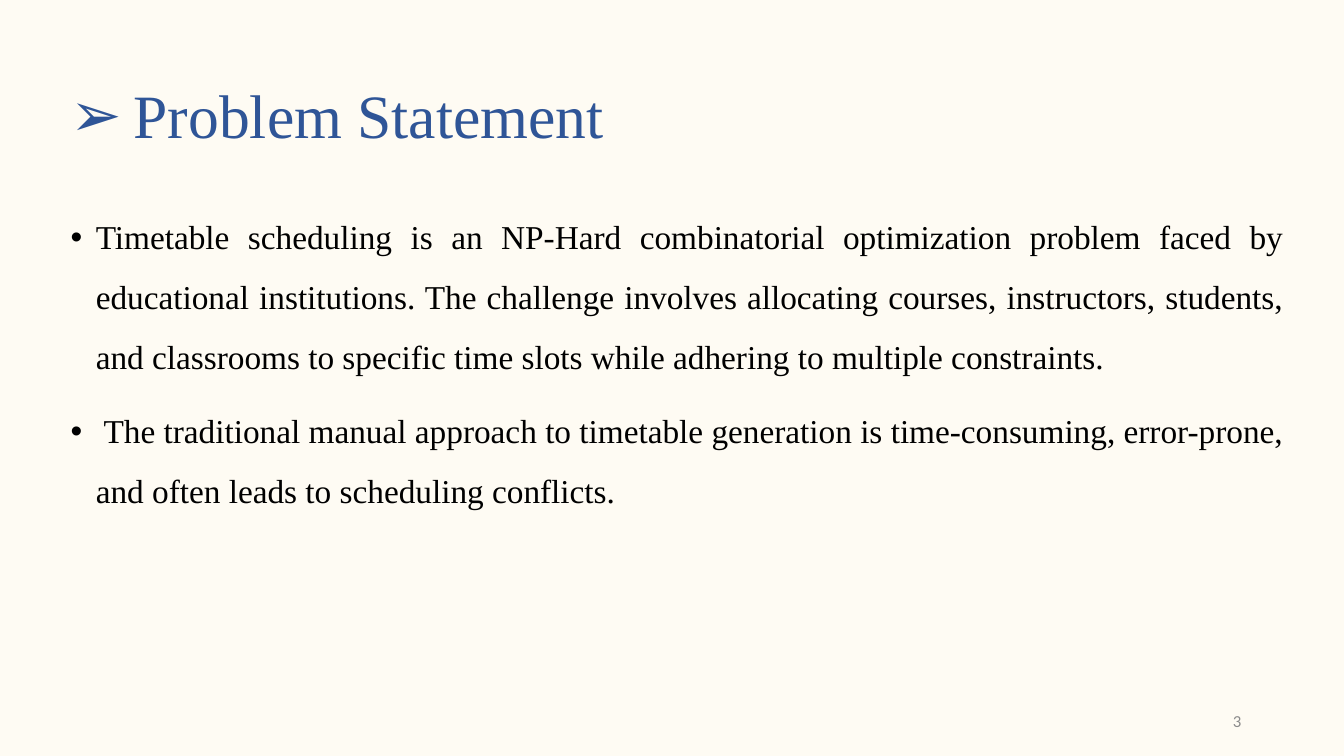
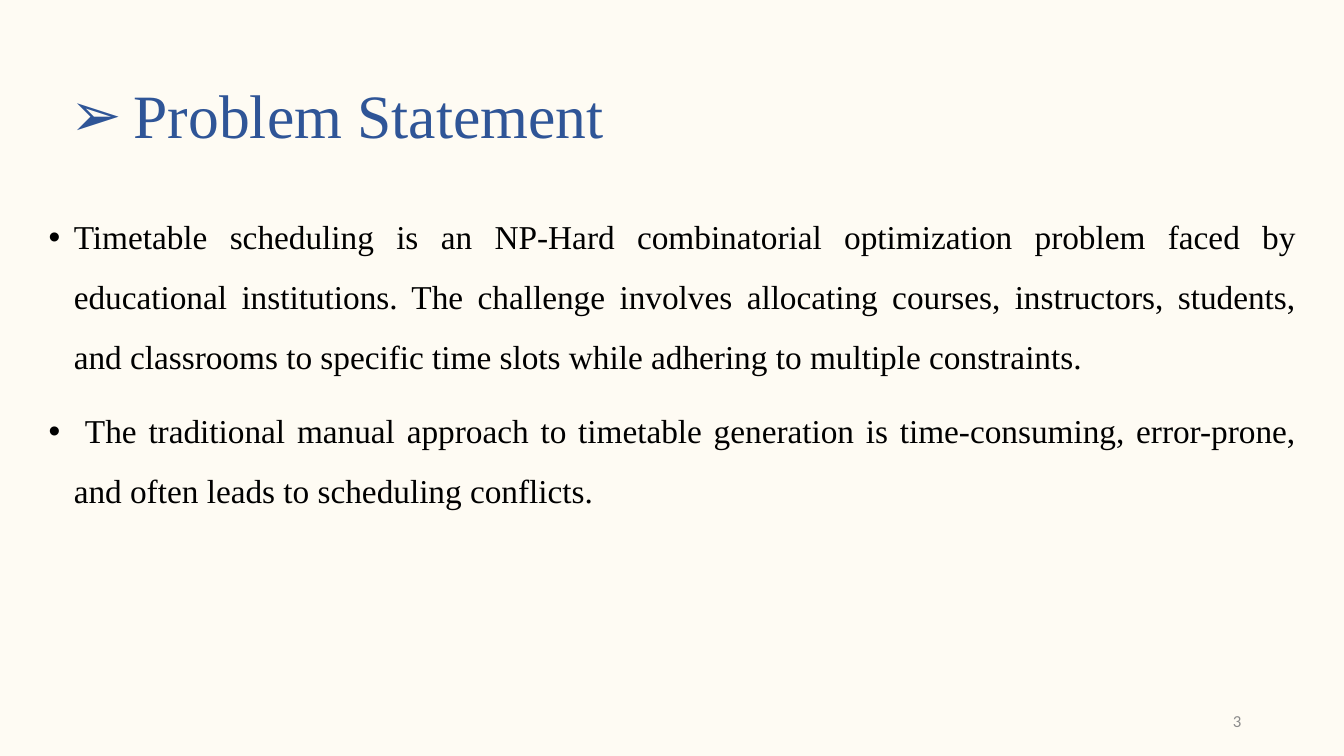
Before and after one commit to s-saanvi/Collection, a slide deck: slide 3 of Synopsis/Synopsis Presentation.pptx. Drawn at 1344x756 pixels with LibreOffice and Linux fonts; fonts in the diff are those of the drawing. Boxes give left, top, right and bottom in pixels: in the first picture for what was removed or moved away, otherwise in the second. Text is boxed around its words. In the diff, an @@ line names an element or a change of style, - is before the commit and + after.

```diff
--- a/Synopsis/Synopsis Presentation.pptx
+++ b/Synopsis/Synopsis Presentation.pptx
@@ text "Timetable scheduling is an NP-Hard ..." rewrapped from (96, 225, 1283, 510) to (74, 225, 1295, 510) @@
```
Also in this commit, not shown: 8 other slides changed, 1 slide removed, 4 other files.
